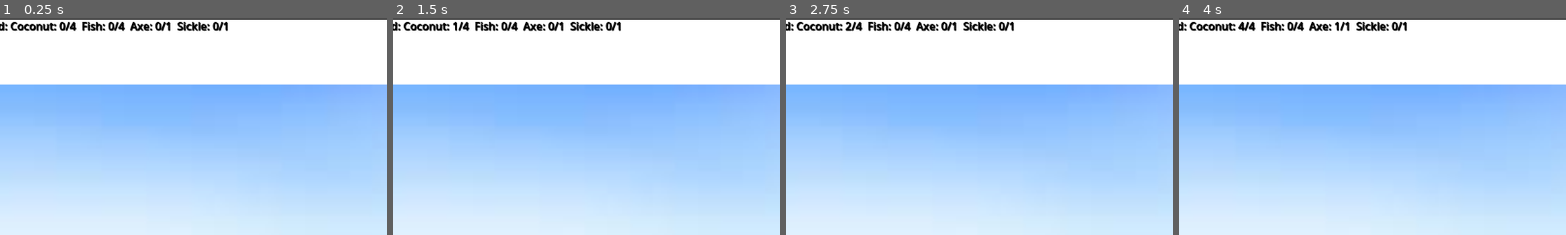
Above: before the commit, frames 1-4 (left to right).
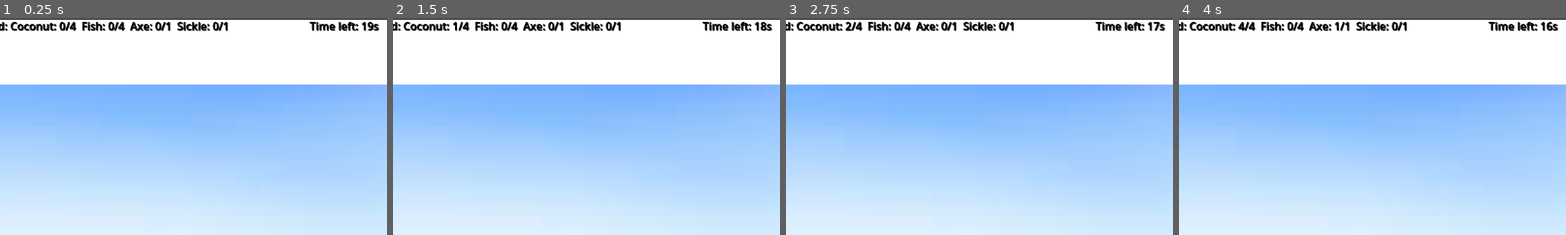
Above: after the commit, the same moments.

Repository: knandakumar25/marines-serendipity-hidden-object-game
Game: Godot game, scene res://scenes/beach.tscn
The game is run twice, just before and just after one commit, with the same random seed, the same clock (stepped at 60 frames per second) and the same inputs.
Inputs (mouse positions are % of the whole screen's width and height, from its top left):
- Up to frame 1 (0.25 s): no input
- Up to frame 2 (1.5 s): tap Enter at 0.5 s; move the mouse to (34, 83) at 0.52 s; click (34, 83) at 0.67 s; move the mouse to (5, 82) at 1.27 s; click (5, 82) at 1.42 s
- Up to frame 3 (2.75 s): tap Space at 2 s; move the mouse to (10, 81) at 2.02 s; click (10, 81) at 2.17 s
- Up to frame 4 (4 s): tap Enter at 2.75 s; move the mouse to (39, 90) at 2.77 s; click (39, 90) at 2.92 s; tap Space at 3.5 s; move the mouse to (27, 82) at 3.52 s; click (27, 82) at 3.67 s
The pictures show only the part of the screen within x 6-56%, y 0-50%; the shares and areas given below are measured in that part.

The runs differ from the first frame. In frame 1, 0.5% of the frame differs, in the area x 79-98%, y 1-7%; in frame 2, 0.5%; in frame 3, 0.5%; in frame 4, 0.5%.

Commit message:
Added timer, reset and reload image at the end of a game play

Diff:
--- a/scenes/beach.gd
+++ b/scenes/beach.gd
@@ -2,6 +2,8 @@
 # Prompt: I add 4 coconuts to the inventory and display them in a scene. On the top left,
 # I want the coconut inventory to be displayed as 4. When the player clicks on a coconut
 # it should disappear from the scene and be shown as collected.
+# Used ChatGPT on 2/14/2025 to get the code for setting timer and reseting this scene after either
+# success or failure of mission
 extends Node
 
 var collected_items = {
@@ -17,10 +19,19 @@
 	"sickle": 1
 }
 
-@onready var collected_label = get_node("UI/CollectedLabel")  # Ensure this path is correct
+@onready var collected_label = get_node("UI/CollectedLabel")
+@onready var timer = $Timer
+@onready var message_label = get_node("UI/MessageLabel")
+@onready var timer_label = get_node("UI/TimerLabel")
 
 func _ready():
 	update_collected_display()
+	timer.wait_time = 20
+	timer.start()
+	timer.timeout.connect(_on_timer_timeout)
+
+func _process(delta: float) -> void:
+	update_timer_display()
 
 func collect_item(item_name):
 	item_name = item_name.to_lower()  # Ensure consistency
@@ -28,6 +39,7 @@
 	if item_name in collected_items:
 		collected_items[item_name] += 1
 		update_collected_display()
+		check_completion()
 	else:
 		print("⚠ ERROR: Key '" + item_name + "' not found in collected_items!")
 
@@ -43,3 +55,20 @@
 
 	# Set the collected label text to show all items on the same line
 	collected_label.text = display_text
+
+func update_timer_display():
+	if timer_label:
+		timer_label.text = "Time left: " + str(int(timer.time_left)) + "s"
+
+func check_completion():
+	for item in collected_items.keys():
+		if collected_items[item] < total_items[item]:
+			return
+	message_label.text = "Success! Loading next level..."
+	await get_tree().create_timer(2.0).timeout
+	get_tree().change_scene_to_file("res://scenes/ship.tscn")
+
+func _on_timer_timeout():
+	message_label.text = "Time's up! Restarting..."
+	await get_tree().create_timer(2.0).timeout
+	get_tree().reload_current_scene()
--- a/scenes/beach.tscn
+++ b/scenes/beach.tscn
@@ -771,6 +771,34 @@
 theme_override_colors/font_outline_color = Color(0, 0, 0, 1)
 text = "Collected: Coconut: 0/4 Fish: 0/4 Axe: 0/1 Sickle: 0/1"
 
+[node name="MessageLabel" type="Label" parent="UI"]
+anchors_preset = 8
+anchor_left = 0.5
+anchor_top = 0.5
+anchor_right = 0.5
+anchor_bottom = 0.5
+offset_left = -20.0
+offset_top = -11.5
+offset_right = 20.0
+offset_bottom = 11.5
+grow_horizontal = 2
+grow_vertical = 2
+theme_override_colors/font_color = Color(0, 0, 0, 1)
+theme_override_colors/font_shadow_color = Color(0, 0, 0, 1)
+theme_override_colors/font_outline_color = Color(0, 0, 0, 1)
+
+[node name="TimerLabel" type="Label" parent="UI"]
+anchors_preset = 5
+anchor_left = 0.5
+anchor_right = 0.5
+offset_left = -20.0
+offset_right = 20.0
+offset_bottom = 23.0
+grow_horizontal = 2
+theme_override_colors/font_color = Color(0, 0, 0, 1)
+theme_override_colors/font_shadow_color = Color(0, 0, 0, 1)
+theme_override_colors/font_outline_color = Color(0, 0, 0, 1)
+
 [node name="Area2D" parent="." instance=ExtResource("6_dc0qc")]
 modulate = Color(1, 1, 1, 0.341176)
 position = Vector2(379, 519)
@@ -817,3 +845,5 @@
 [node name="Camera2D" type="Camera2D" parent="."]
 position = Vector2(561, 305)
 scale = Vector2(1.5, 1.5)
+
+[node name="Timer" type="Timer" parent="."]
